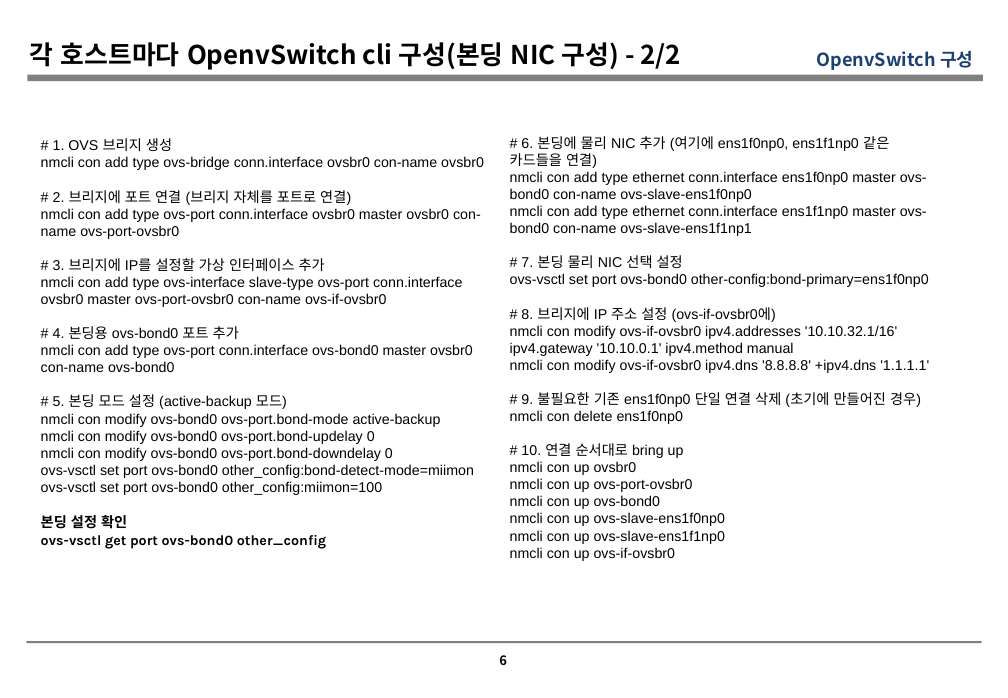
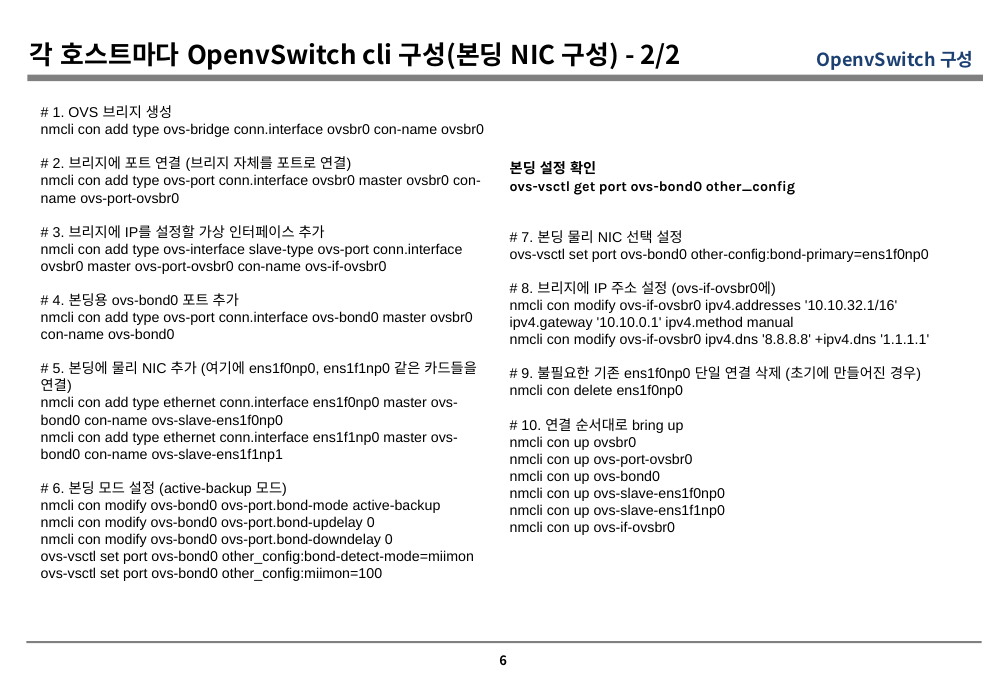
Before and after one commit to ablecloud-team/ablestack-docs, a slide deck: slide 6 of docs/downloads/OpenvSwitch-Configuration-Guide.pptx. Drawn at 1008x698 pixels with LibreOffice and Linux fonts; fonts in the diff are those of the drawing; background and template pictures are left out. Boxes give left, top, right and bottom in pixels: in the first picture for what was removed or moved away, otherwise in the second. Text is boxed around its words. In the diff, an @@ line names an element or a change of style, - is before the commit and + after.

Commit message:
HCI 공유 파일 시스템 추가 및 오타 수정

```diff
--- a/docs/downloads/OpenvSwitch-Configuration-Guide.pptx
+++ b/docs/downloads/OpenvSwitch-Configuration-Guide.pptx
@@ text at (510, 161, 795, 195): text changed; font Arial to Karla; bold on @@
-# 6. 본딩에 물리 NIC 추가 (여기에 ens1f0np0, ens1f1np0 같은 카드들을 연결)
-nmcli con add type ethernet conn.interface ens1f0np0 master ovs-bond0 con-name ovs-slave-ens1f0np0
-nmcli con add type ethernet conn.interface ens1f1np0 master ovs-bond0 con-name ovs-slave-ens1f1np1
+본딩 설정 확인
+ovs-vsctl get port ovs-bond0 other_config
@@ text at (41, 361, 476, 496): text changed @@
-# 5. 본딩 모드 설정 (active-backup 모드)
+# 5. 본딩에 물리 NIC 추가 (여기에 ens1f0np0, ens1f1np0 같은 카드들을 연결)
+nmcli con add type ethernet conn.interface ens1f0np0 master ovs-bond0 con-name ovs-slave-ens1f0np0
+nmcli con add type ethernet conn.interface ens1f1np0 master ovs-bond0 con-name ovs-slave-ens1f1np1
+# 6. 본딩 모드 설정 (active-backup 모드)
@@ text at (41, 515, 326, 549): paragraph removed @@
-본딩 설정 확인
-ovs-vsctl get port ovs-bond0 other_config
```
Also in this commit, not shown: 25 other files.
